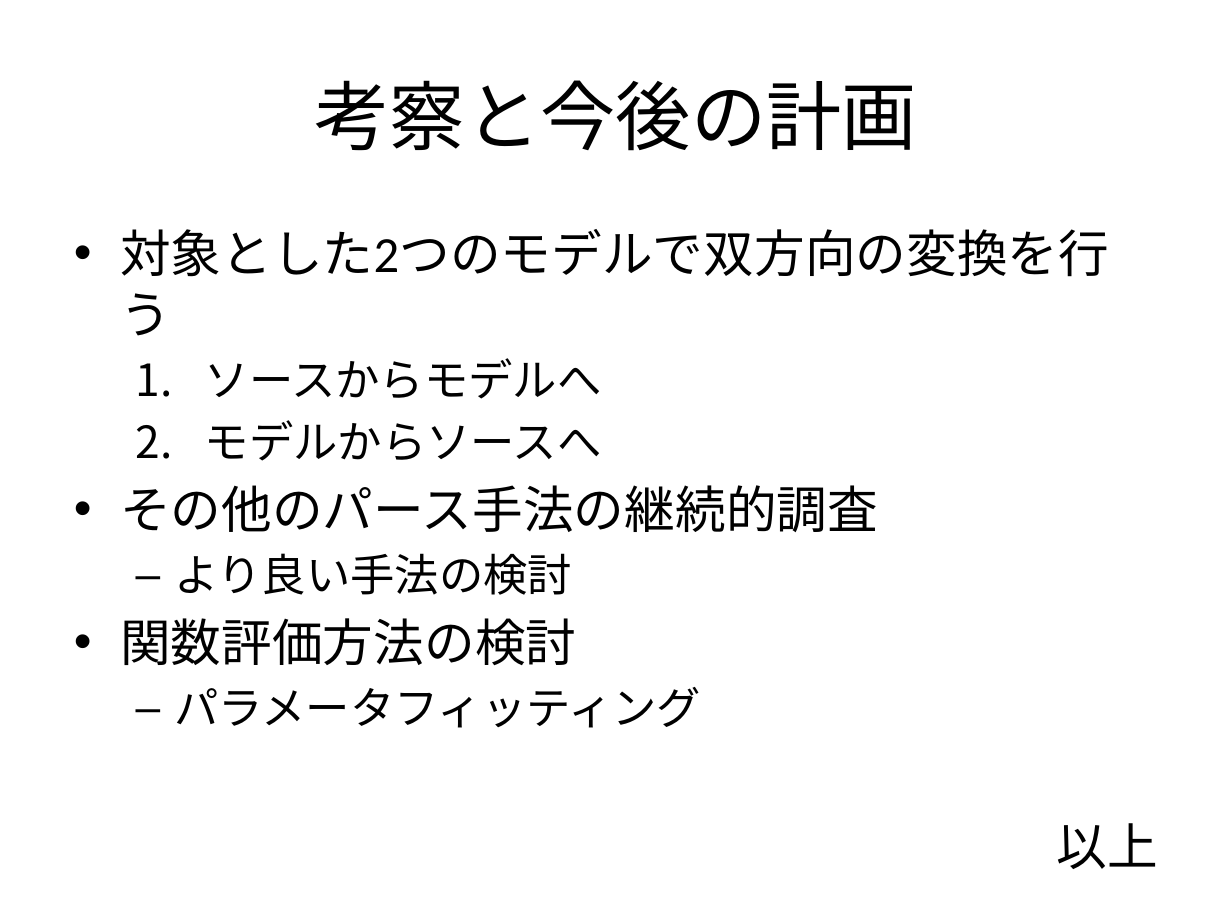
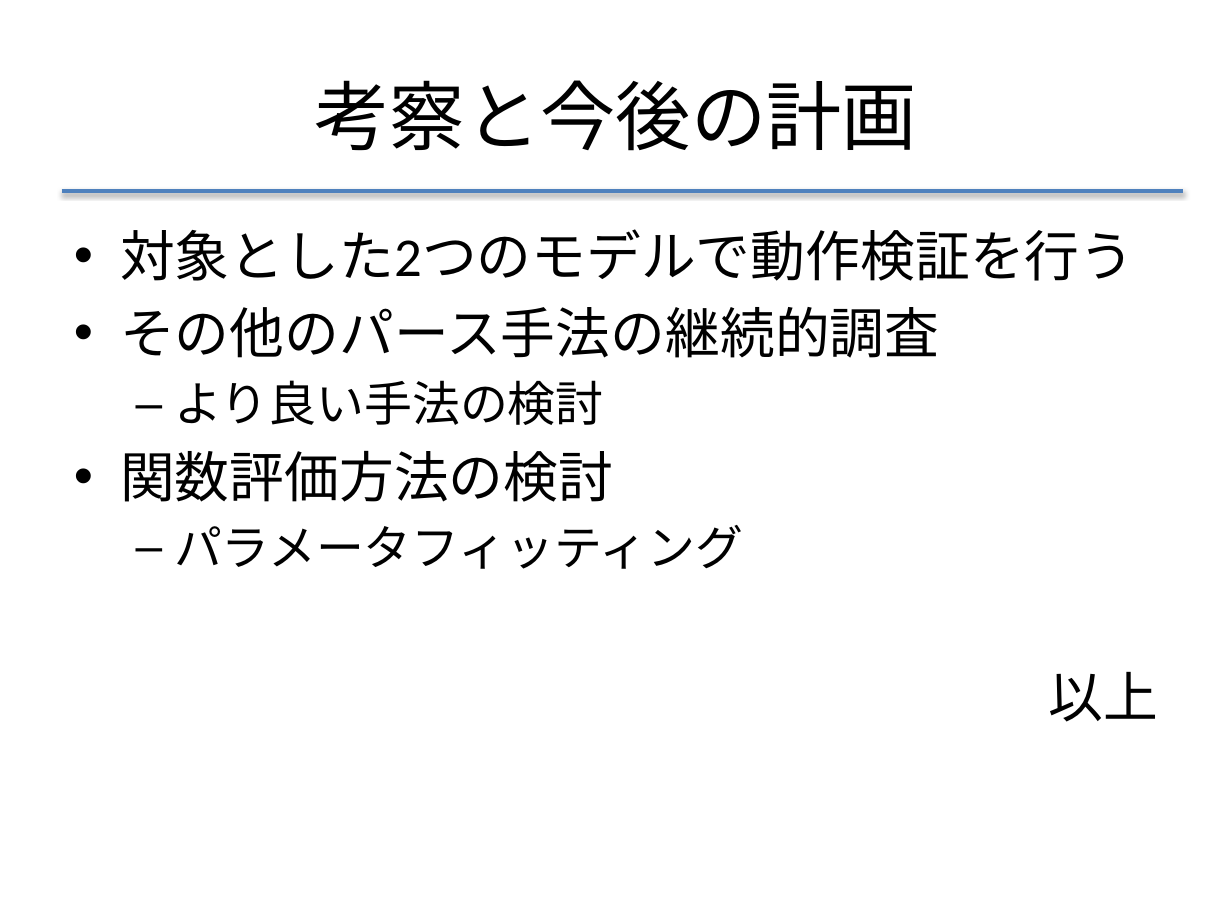
Before and after one commit to f-akazawa/akaz_uecdevelop, a slide deck: slide 20 of doc/中間発表資料.pptx (slide 19 before the commit). Drawn at 1232x924 pixels with LibreOffice and Linux fonts; fonts in the diff are those of the drawing. Boxes give left, top, right and bottom in pixels: in the first picture for what was removed or moved away, otherwise in the second. Text is boxed around its words. In the diff, an @@ line names an element or a change of style, - is before the commit and + after.

Commit message:
PPTの見た目と流れを修正
練習前の直しはこれで最後のつもり

```diff
--- a/doc/中間発表資料.pptx
+++ b/doc/中間発表資料.pptx
@@ line added from (62, 191) to (1184, 191), #4F81BD 2 pt @@
@@ text at (x1=120, y1=229, x2=1134, y2=281): text changed; size 29.6 to 32 pt @@
-• 対象とした2つのモデルで双方向の変換を行う
-  1. ソースからモデルへ
-  2. モデルからソースへ
+• 対象とした2つのモデルで動作検証を行う
@@ text at (x1=120, y1=307, x2=1158, y2=722): size 29.6 to 32 pt in "その他のパース手法の継続的調査", "関数評価方法の検討", "以上"; size 25.9 to 28 pt in "より良い手法の検討", "パラメータフィッティング" @@
```
Also in this commit, not shown: 17 other slides changed, 1 slide added.
